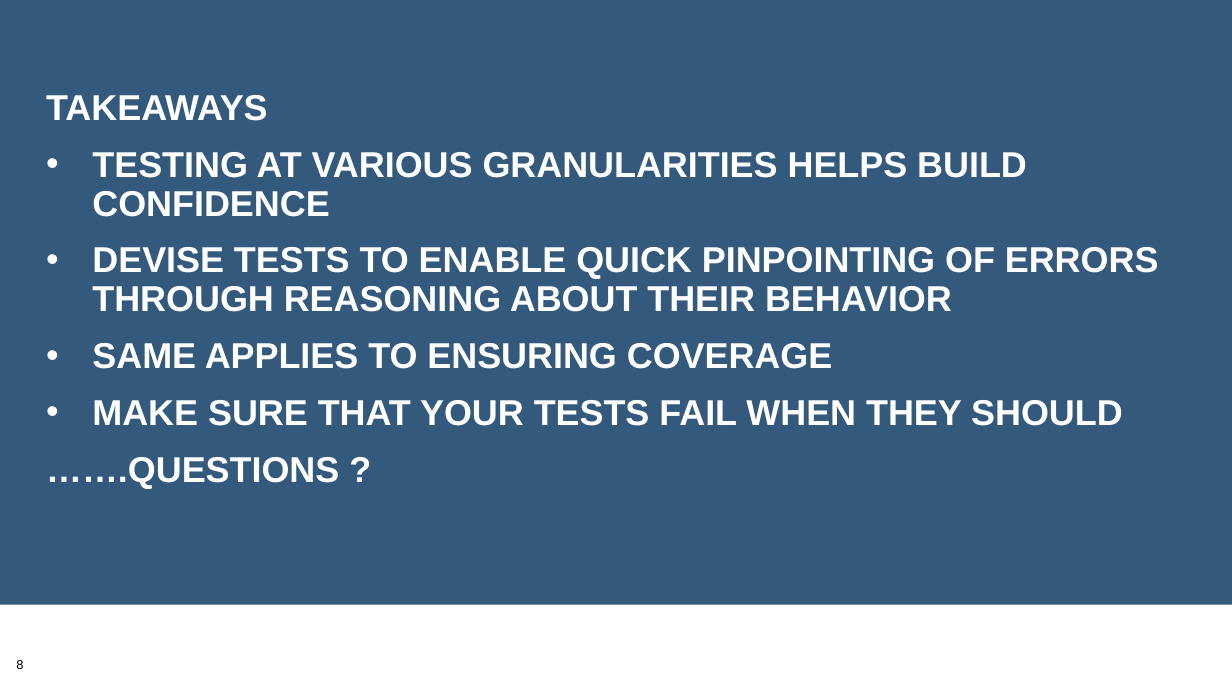
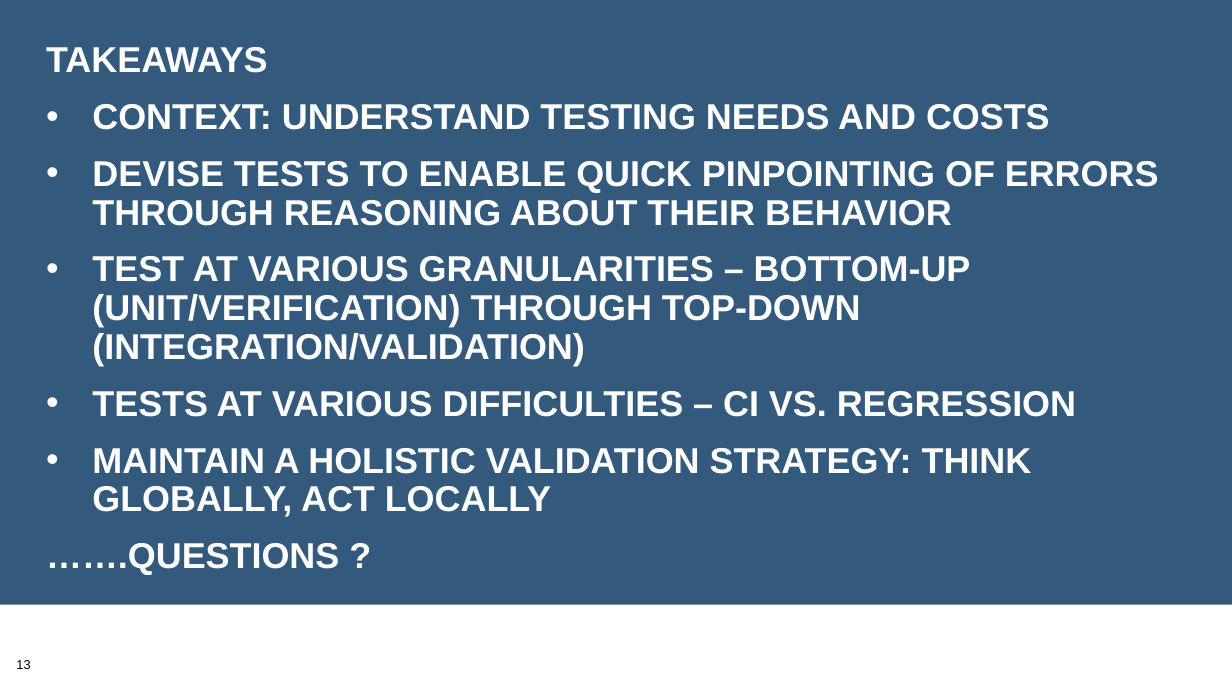
Before and after one commit to bssw-tutorial/presentations, a slide deck: slide 13 of final-presentations/2021-03-25-iss/06-testing2.pptx (slide 8 before the commit). Drawn at 1232x693 pixels with LibreOffice and Linux fonts; fonts in the diff are those of the drawing; background and template pictures are left out. Boxes give left, top, right and bottom in pixels: in the first picture for what was removed or moved away, otherwise in the second. Text is boxed around its words. In the diff, an @@ line names an element or a change of style, - is before the commit and + after.

Commit message:
Added testing talks.

```diff
--- a/final-presentations/2021-03-25-iss/06-testing2.pptx
+++ b/final-presentations/2021-03-25-iss/06-testing2.pptx
@@ text at [92,104,1050,130]: text changed @@
-• TESTING AT VARIOUS GRANULARITIES HELPS BUILD CONFIDENCE
+• CONTEXT: UNDERSTAND TESTING NEEDS AND COSTS
@@ text at [92,256,1076,517]: text changed @@
-• SAME APPLIES TO ENSURING COVERAGE
-• MAKE SURE THAT YOUR TESTS FAIL WHEN THEY SHOULD
+• TEST AT VARIOUS GRANULARITIES – BOTTOM-UP (UNIT/VERIFICATION) THROUGH TOP-DOWN (INTEGRATION/VALIDATION)
+• TESTS AT VARIOUS DIFFICULTIES – CI VS. REGRESSION
+• MAINTAIN A HOLISTIC VALIDATION STRATEGY: THINK GLOBALLY, ACT LOCALLY
@@ page number at [16,660,30,669]: text changed @@
-8
+13
```
Also in this commit, not shown: 7 other slides changed, 5 slides added.
